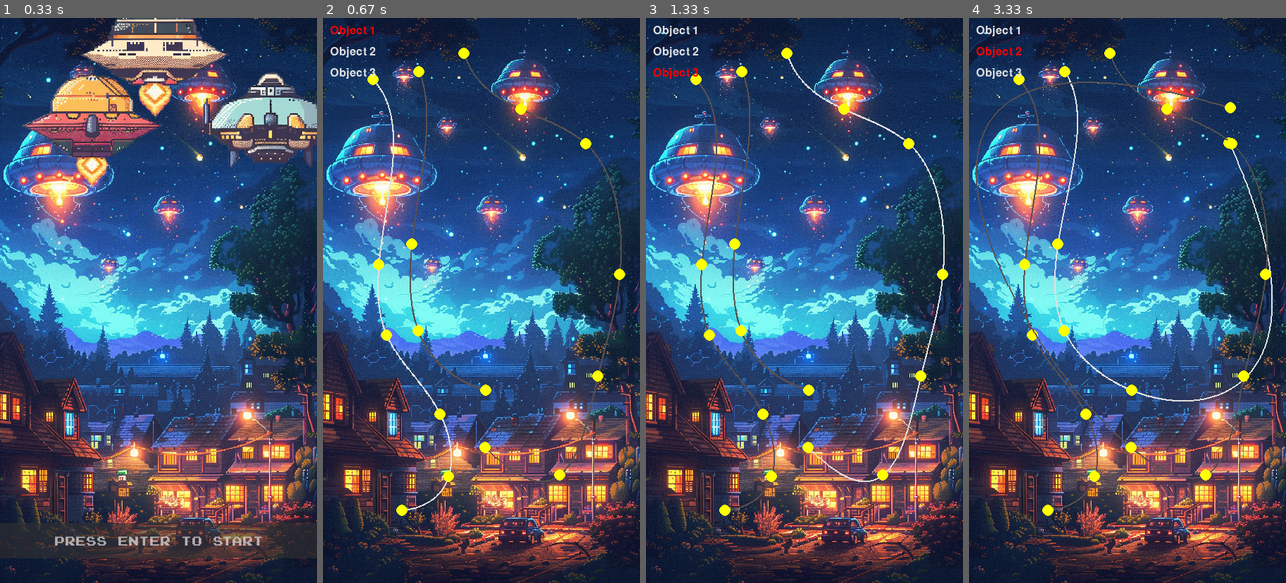
Above: before the commit, frames 1-4 (left to right).
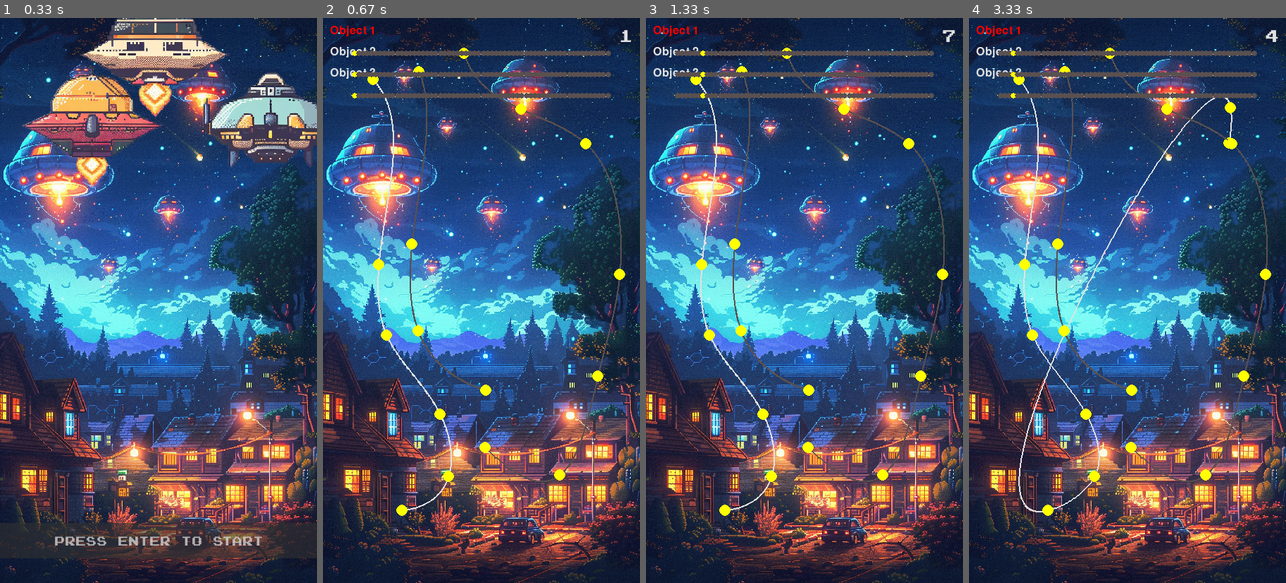
Above: after the commit, the same moments.

Repository: aviosipov/sb-ai-vision-demo
Game: pygame game, started from pygame-demos/falling_shapes.py
Two runs of this game, one before a commit and one after it. Both use one fixed random seed, a clock stepped at 60 frames per second and the inputs below.
Inputs (mouse positions are in pixels of both pictures, inside the frame that each line leads up to):
- Up to frame 1 (0.33 s): no input
- Up to frame 2 (0.67 s): tap E at 0.33 s
- Up to frame 3 (1.33 s): hold S 0.67-1.13 s; hold Right 0.67-1.13 s; move the mouse to (814, 470) at 0.7 s; hold Right from 1.17 s (still down); move the mouse to (829, 419) at 1.2 s; tap Space at 1.23 s
- Up to frame 4 (3.33 s): tap Space at 1.53, 2.07, 2.37, 2.57, 2.87, 3.13 s; release Right at 1.63 s; press the mouse at (1013, 328) at 1.7 s; move the mouse to (1022, 227) at 1.8 s; release the mouse at (1032, 131) at 1.93 s; hold Right 2-2.47 s; move the mouse to (1228, 108) at 2.03 s; tap End at 2.15 s; hold Left 2.5-3.03 s; hold A 2.5-3.03 s; move the mouse to (1228, 142) at 2.53 s; tap Home at 2.65 s; hold Left from 3.07 s (still down); hold A from 3.07 s (still down); move the mouse to (1162, 136) at 3.1 s

Frame 1 is identical in both runs. In frame 2, 2.0% of the frame differs, in the area x 9-98%, y 2-15%; in frame 3, 3.0%; in frame 4, 4.5%, in the area x 2-98%, y 1-88%.

Commit message:
Add editor files for timeline and frame control

Diff:
--- /dev/null
+++ b/pygame-demos/editor/frame_control.py
@@ -0,0 +1,55 @@
+import pygame
+from shared import game_settings as settings
+from shared.font import load_font
+
+class FrameControl:
+    def __init__(self):
+        self.current_frame = 1
+        self.min_frame = 1
+        self.max_frame = 60
+        self.font_size = 24
+        self.play_mode = False
+        self.frame_change_delay = 0.1  # Adjust this value to control the frame change speed
+        self.frame_change_timer = 0
+        self.frame_change_direction = 0
+
+    def increase_frame(self):
+        self.current_frame = min(self.current_frame + 1, self.max_frame)
+
+    def decrease_frame(self):
+        self.current_frame = max(self.current_frame - 1, self.min_frame)
+
+    def set_frame(self, frame):
+        self.current_frame = max(min(frame, self.max_frame), self.min_frame)
+
+    def toggle_play_mode(self):
+        self.play_mode = not self.play_mode
+
+    def start_frame_change(self, direction):
+        self.frame_change_direction = direction
+
+    def stop_frame_change(self):
+        self.frame_change_direction = 0
+
+    def update(self, dt):
+        if self.play_mode:
+            self.frame_change_timer += dt
+            if self.frame_change_timer >= self.frame_change_delay:
+                self.increase_frame()
+                self.frame_change_timer = 0
+                if self.current_frame == self.max_frame:
+                    self.stop_frame_change()
+        elif self.frame_change_direction != 0:
+            self.frame_change_timer += dt
+            if self.frame_change_timer >= self.frame_change_delay:
+                if self.frame_change_direction > 0:
+                    self.increase_frame()
+                else:
+                    self.decrease_frame()
+                self.frame_change_timer = 0
+
+    def draw(self, screen):
+        font = load_font(self.font_size)
+        text = font.render(str(self.current_frame), True, settings.WHITE)
+        text_rect = text.get_rect(topright=(settings.SCREEN_WIDTH - 10, 10))
+        screen.blit(text, text_rect)
--- /dev/null
+++ b/pygame-demos/editor/timeline.py
@@ -0,0 +1,27 @@
+# editor/timeline.py
+import pygame
+from shared import game_settings as settings
+
+class Timeline:
+    def __init__(self, index):
+        self.index = index
+        self.num_frames = 60
+        self.dot_size = 4
+        self.line_width = 2
+        self.line_color = settings.WHITE
+        self.dot_color = settings.GREY
+        self.current_frame_color = settings.YELLOW
+
+    def draw(self, screen, y_pos, current_frame):
+        container_width = settings.SCREEN_WIDTH * 0.8
+        container_height = 20
+        container_x = (settings.SCREEN_WIDTH - container_width) // 2
+        container_y = 50 + y_pos * 30
+
+        pygame.draw.line(screen, self.line_color, (container_x, container_y), (container_x + container_width, container_y), self.line_width)
+
+        dot_spacing = container_width / (self.num_frames - 1)
+        for i in range(self.num_frames):
+            dot_x = container_x + i * dot_spacing
+            dot_color = self.current_frame_color if i + 1 == current_frame else self.dot_color
+            pygame.draw.circle(screen, dot_color, (int(dot_x), container_y), self.dot_size)
--- a/pygame-demos/scenes/animation_editor.py
+++ b/pygame-demos/scenes/animation_editor.py
@@ -1,4 +1,3 @@
-# editor/animation_editor.py
 import pygame
 import numpy as np
 from shared import game_settings as settings
@@ -7,6 +6,9 @@
 from shared.scene_utils import handle_scene_restart
 from shared.path_utils import create_smooth_path
 import json
+from editor.timeline import Timeline
+from editor.frame_control import FrameControl
+
 
 class AnimationEditor(Scene):
     def __init__(self, screen):
@@ -20,8 +22,8 @@
         self.load_animations()
         self.dragged_waypoint = None
         self.hovered_waypoint = None
-
-
+        self.timelines = [Timeline(i) for i in range(len(self.animations))]
+        self.frame_control = FrameControl()
 
     def create_animations(self):
         paths = [
@@ -45,14 +47,23 @@
                 self.save_animations()
             elif event.key == pygame.K_r:
                 self.load_animations()
-            elif event.key == pygame.K_x and self.hovered_waypoint is not None:  # Change this line
+            elif event.key == pygame.K_x and self.hovered_waypoint is not None:
                 self.delete_selected_waypoint()
-            elif event.key == pygame.K_a:  # Add this condition
+            elif event.key == pygame.K_a:
                 self.add_waypoint(pygame.mouse.get_pos())
             elif event.key == pygame.K_LEFT:
-                self.selected_animation = (self.selected_animation - 1) % len(self.animations)
+                self.frame_control.start_frame_change(-1)
             elif event.key == pygame.K_RIGHT:
-                self.selected_animation = (self.selected_animation + 1) % len(self.animations)
+                self.frame_control.start_frame_change(1)
+            elif event.key == pygame.K_HOME:
+                self.frame_control.set_frame(1)
+            elif event.key == pygame.K_END:
+                self.frame_control.set_frame(60)
+            elif event.key == pygame.K_SPACE:
+                self.frame_control.toggle_play_mode()
+        elif event.type == pygame.KEYUP:
+            if event.key == pygame.K_LEFT or event.key == pygame.K_RIGHT:
+                self.frame_control.stop_frame_change()
         elif event.type == pygame.MOUSEBUTTONDOWN:
             if event.button == 1:  # Left mouse button
                 self.start_dragging_waypoint(event.pos)
@@ -60,9 +71,10 @@
             if event.button == 1:  # Left mouse button
                 self.stop_dragging_waypoint()
         elif event.type == pygame.MOUSEMOTION:
-            self.update_hovered_waypoint(event.pos)  # Add this line
+            self.update_hovered_waypoint(event.pos)
             if self.dragged_waypoint is not None:
                 self.drag_waypoint(event.pos)
+
 
     def update_hovered_waypoint(self, pos):
         animation = self.animations[self.selected_animation]
@@ -74,10 +86,9 @@
         else:
             self.hovered_waypoint = None
 
+    def update(self, dt):
+        self.frame_control.update(dt)
 
-
-    def update(self, dt):
-        pass
 
     def draw(self):
         self.screen.fill(settings.BLACK)
@@ -88,6 +99,8 @@
             self.draw_waypoints(i)
 
         self.draw_object_labels()
+        self.draw_timelines()
+        self.frame_control.draw(self.screen)
 
     def draw_object_labels(self):
         font = pygame.font.Font(None, 24)
@@ -96,6 +109,10 @@
             text = font.render(f"Object {i+1}", True, color)
             text_rect = text.get_rect(topleft=(10, 10 + i * 30))
             self.screen.blit(text, text_rect)
+
+    def draw_timelines(self):
+        for i, timeline in enumerate(self.timelines):
+            timeline.draw(self.screen, i, self.frame_control.current_frame)
 
     def save_animations(self):
         animation_data = [{"path": animation['path'].tolist()} for animation in self.animations]
@@ -126,8 +143,6 @@
             else:
                 animation['smooth_path'] = animation['path']  # If there are less than 2 points, set smooth_path to path
             self.hovered_waypoint = None
-
-
 
     def start_dragging_waypoint(self, pos):
         animation = self.animations[self.selected_animation]
--- a/tools/scan_results.txt
+++ b/tools/scan_results.txt
@@ -753,6 +753,7 @@
             self.hovered_waypoint = None
 
 
+
     def start_dragging_waypoint(self, pos):
         animation = self.animations[self.selected_animation]
         distances = np.linalg.norm(animation['path'] - pos, axis=1)
@@ -1515,8 +1516,14 @@
 from scipy.interpolate import splprep, splev
 
 def create_smooth_path(path):
-    if len(path) > 2:  # We need at least 3 points to create a smooth spline
-        tck, u = splprep(path.T, u=None, s=0.0)  # You may adjust the s parameter for smoothing
+    if len(path) > 3:  # We need at least 4 points to create a cubic spline
+        tck, u = splprep(path.T, u=None, s=0.0, k=3)  # Use cubic spline (k=3)
+        u_new = np.linspace(u.min(), u.max(), 1000)
+        x_new, y_new = splev(u_new, tck, der=0)
+        smooth_path = np.vstack((x_new, y_new)).T
+        return smooth_path
+    elif len(path) == 3:  # For 3 points, use quadratic spline (k=2)
+        tck, u = splprep(path.T, u=None, s=0.0, k=2)
         u_new = np.linspace(u.min(), u.max(), 1000)
         x_new, y_new = splev(u_new, tck, der=0)
         smooth_path = np.vstack((x_new, y_new)).T
Empty file added: pygame-demos/editor/__init__.py
